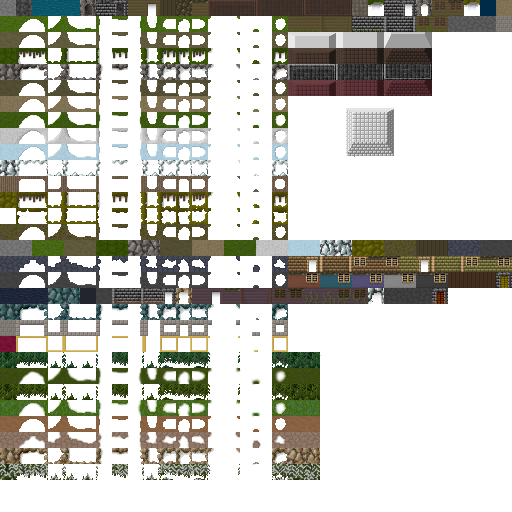
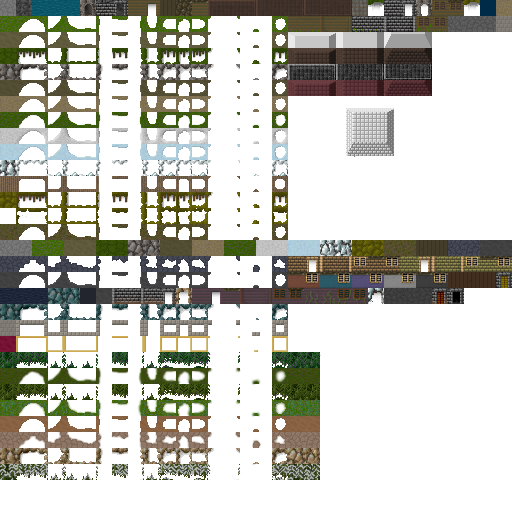
Before/after of a w=512, h=512 layered artwork. What changed in the layer stack:
painted on "foreground" over (x1=448, y1=288, x2=464, y2=308)
